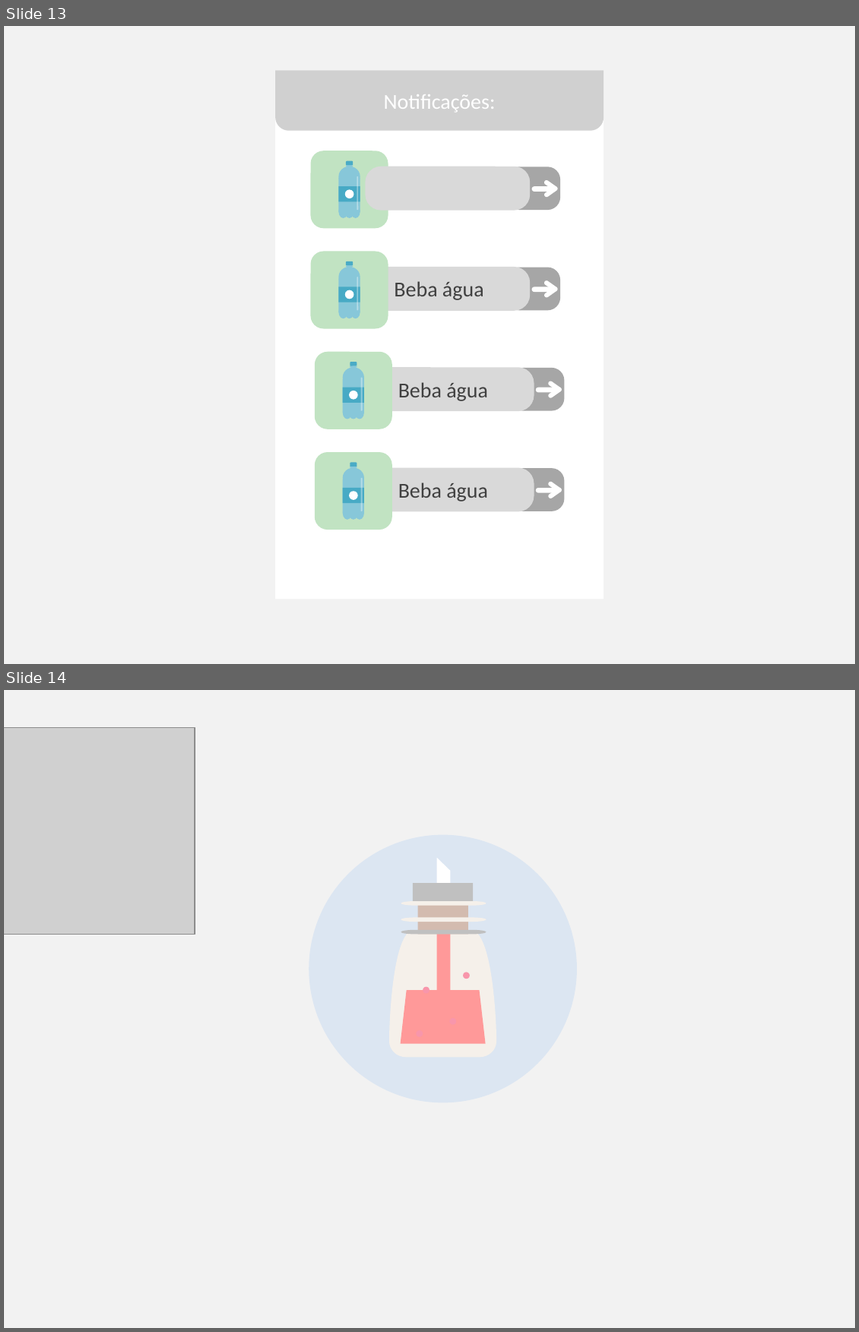
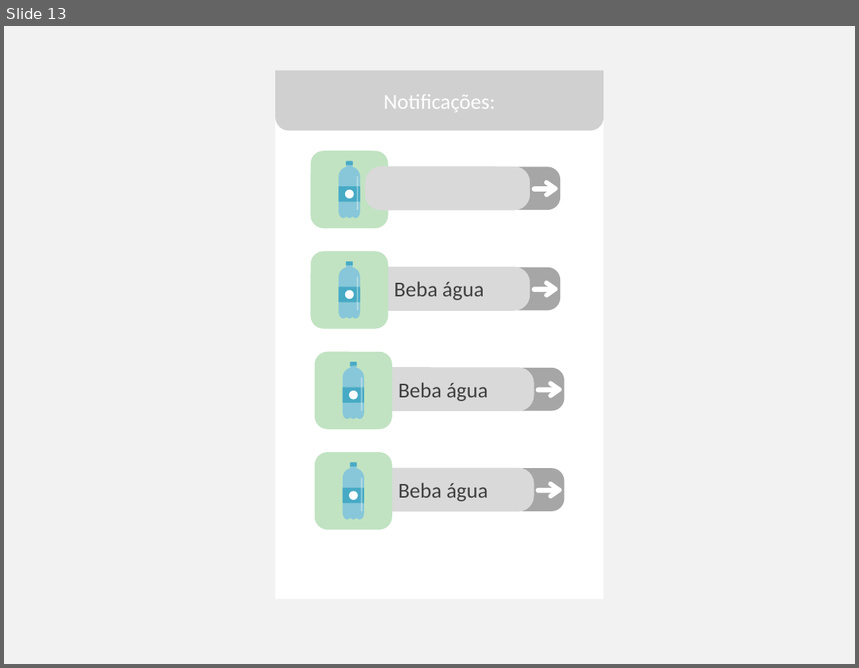
Before and after one commit to DudaElias/NewLife, a slide deck: design.pptx. Shown one above the other, each under a label of ours: slides 13 and 14 before the commit, slide 13 after it. The pictures are 859x1332 and 859x668 pixels, drawn with LibreOffice and Linux fonts; fonts in the diff are those of the drawing; grey boxes stand for pictures. Boxes give left, top, right and bottom in pixels: in the first picture for what was removed or moved away, otherwise in the second. Text is boxed around its words. In the diff, an @@ line names an element or a change of style, - is before the commit and + after.

```diff
--- a/design.pptx
+++ b/design.pptx
@@ slide 14 removed at [4, 690, 855, 1328], background #F2F2F2 @@
@@ picture removed at [4, 727, 195, 934] @@
@@ ellipse removed at [309, 834, 577, 1103] @@
@@ freeform shape removed at [437, 858, 451, 901] @@
@@ rectangle removed at [413, 883, 473, 902] @@
@@ rectangle removed at [417, 884, 468, 934] @@
@@ pill shape removed at [401, 917, 487, 922] @@
@@ pill shape removed at [401, 901, 487, 905] @@
@@ freeform shape removed at [389, 933, 496, 1057] @@
@@ pill shape removed at [401, 930, 487, 934] @@
@@ rectangle removed at [437, 934, 451, 1004] @@
@@ ellipse removed at [463, 973, 470, 980] @@
@@ trapezoid removed at [401, 990, 486, 1044] @@
@@ ellipse removed at [423, 987, 430, 994] @@
@@ ellipse removed at [416, 1030, 423, 1037] @@
@@ ellipse removed at [450, 1018, 457, 1025] @@
```
Also in this commit, not shown: 2 slides added, 1 other slide removed, 2 other files.
